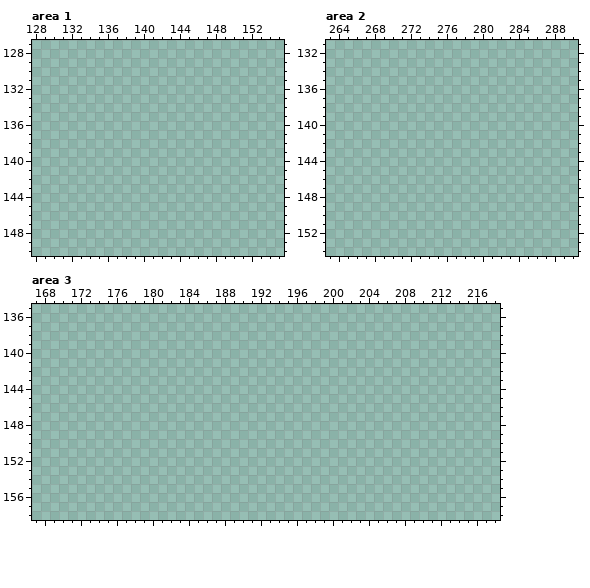
Pixel-art file -- src/concept/sprite/amadixgun2.aseprite. The picture above is the old version.
512x576 pixels, 1 frame. Colours within 5 levels of each other are drawn and written as one. Shown: area 1: x 128..155, y 127..150; area 2: x 263..290, y 131..154; area 3: x 167..218, y 135..158.
The same view after the edit:
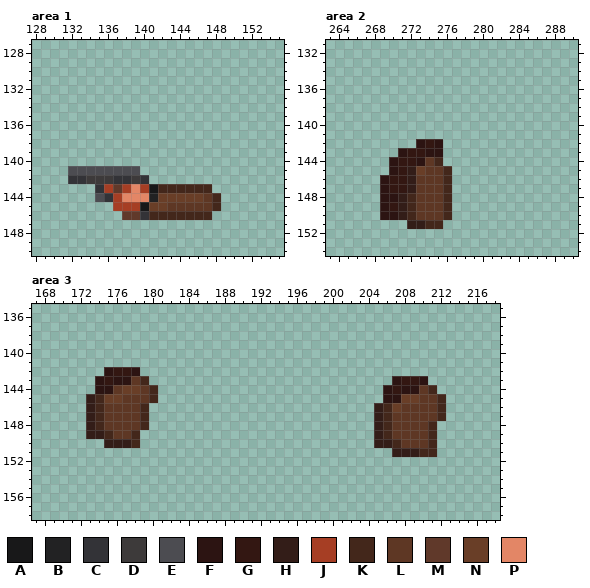
Palette (. is transparent): A #181819  B #222223  C #333337  D #3d3a3a  E #4c4c51  F #2c1412  G #331712  H #331d18  J #a63e24  K #43271b  L #5e3724  M #60392a  N #693e27  P #e38666
The edit:
Area 1, layer "base":
y 141: x 132..139 ........ -> EEEEEEEE
y 142: x 132..140 ......... -> CCDDDCCDC
y 143: x 135..147 ............. -> CJMJPJAKKKKKK
y 144: x 135..148 .............. -> ECJPPPBNNNNNLK
y 145: x 137..148 ............ -> JJJANNLLLLLK
y 146: x 138..147 .......... -> MMCKKKKKKK
Area 2, layer "base":
y 142: x 273..275 ... -> FGF
y 143: x 271..275 ..... -> FGGFF
y 144: x 270..275 ...... -> FGGFLK
y 145: x 270..276 ....... -> FGHNLLK
y 146..147: x 269..276 ........ -> FGGHLLLK
y 148: x 269..276 ........ -> FFHKLLLK
y 149: x 269..276 ........ -> FGHKLLLK
y 150: x 269..276 ........ -> FFHKLLLK
y 151: x 272..275 .... -> HHKK
Area 3, layer "base":
y 142: x 175..178 .... -> FGGF
y 143: x 174..179 ...... -> FGFFLK; x 207..210 .... -> FGGF
y 144: x 174..180 ....... -> FFLNNLK; x 206..211 ...... -> FGFFLK
y 145: x 173..180 ........ -> HKNNLLLK; x 206..212 ....... -> FFNNLLK
y 146: x 173..179 ....... -> HKLLLLK; x 205..212 ........ -> HKNLLLLK
y 147: x 173..179 ....... -> HKLLLLK; x 205..212 ........ -> HKLLLLLK
y 148: x 173..179 ....... -> HKLLLLK; x 205..211 ....... -> HKLLLLK
y 149: x 173..178 ...... -> HHKLLK; x 205..211 ....... -> HKLLLLK
y 150: x 175..178 .... -> HHHK; x 205..211 ....... -> HHKLLLK
y 151: x 207..211 ..... -> HHHKK
Changed places in both pictures, as pixel boxes (x1, y1, x2, y2):
added: (68, 166, 221, 220)
added: (380, 139, 452, 229)
added: (86, 367, 158, 448)
added: (374, 376, 446, 457)
